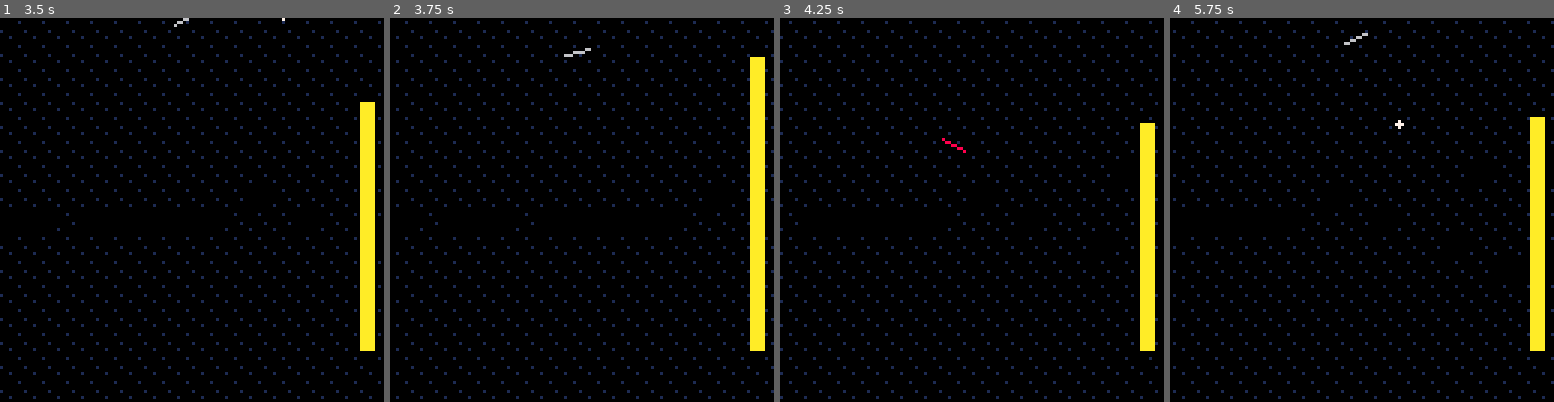
Above: before the commit, frames 1-4 (left to right).
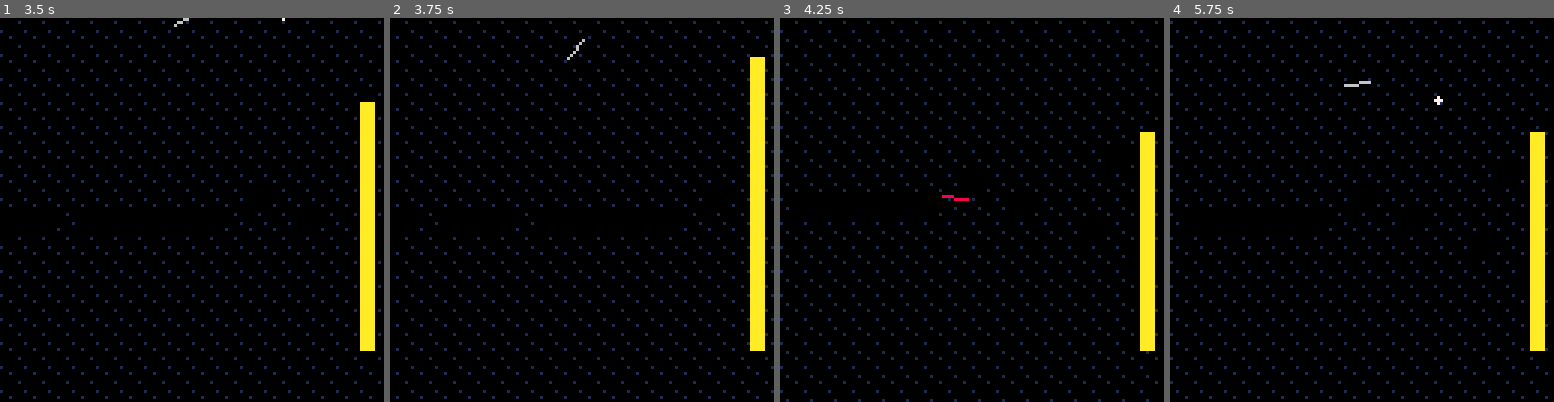
Above: after the commit, the same moments.

Repository: glassoup/pico8playground
Game: PICO-8 cartridge zs.p8
The game is run twice, just before and just after one commit, with the same random seed, the same clock (stepped at 60 frames per second) and the same inputs.
Inputs:
- Up to frame 1 (3.5 s): tap X (X key) at 0.33, 1.07, 1.85, 2.97 s; tap O (Z key) at 0.7, 1.7, 2.1, 2.5, 2.9, 3.3 s; hold Right 1.6-2.1 s; hold Up 2.15-2.42 s; hold Right 2.47-3.03 s; hold Left from 3.08 s (still down)
- Up to frame 2 (3.75 s): release Left at 3.58 s; hold Down from 3.63 s (still down); tap O (Z key) at 3.7 s
- Up to frame 3 (4.25 s): release Down at 3.97 s; hold Right from 4.02 s (still down); tap X (X key) at 4.08 s; tap O (Z key) at 4.1 s
- Up to frame 4 (5.75 s): tap O (Z key) every 0.4 s from 4.5 to 5.7 s; release Right at 4.68 s; hold Up 4.73-5.03 s; hold Left 5.08-5.68 s; tap X (X key) at 5.2 s; hold Down from 5.73 s (still down)

Frame 1 is identical in both runs. In frame 2, less than 0.1% of the frame differs, in the area x 45-53%, y 5-11%; in frame 3, 8.9%; in frame 4, 9.0%, in the area x 0-100%, y 0-100%.

Commit message:
fix range

Diff:
--- a/zs.p8
+++ b/zs.p8
@@ -239,12 +237,11 @@
  function isclockwise(v1,v2)
   return -v1.x*v2.y+v1.y*v2.x>0
  end
- function isinrange(v, r2)
-  return v.x*v.x+v.y*v.y<=r2
+ function isinrange(v,r)
+  return abs(v.x)<r and abs(v.y)<r and v.x^2+v.y^2<=r^2
  end
  local range=80
  local spread=0.12
- local r2=range^2
  local sec_end={
   x=sin(player.rot-spread)*range,
   y=-cos(player.rot-spread)*range
@@ -259,7 +256,7 @@
 	   x=enemy.x-player.x,
 	   y=enemy.y-player.y
 	  }
-	  if (not isclockwise(sec_start,relpoint)) and isclockwise(sec_end,relpoint) and isinrange(relpoint,r2) then
+	  if (not isclockwise(sec_start,relpoint)) and isclockwise(sec_end,relpoint) and isinrange(relpoint,range) then
 	  	player.lockx=enemy.x
 	  	player.locky=enemy.y
 	  	player.locked=true
Not shown, changed: index.js
